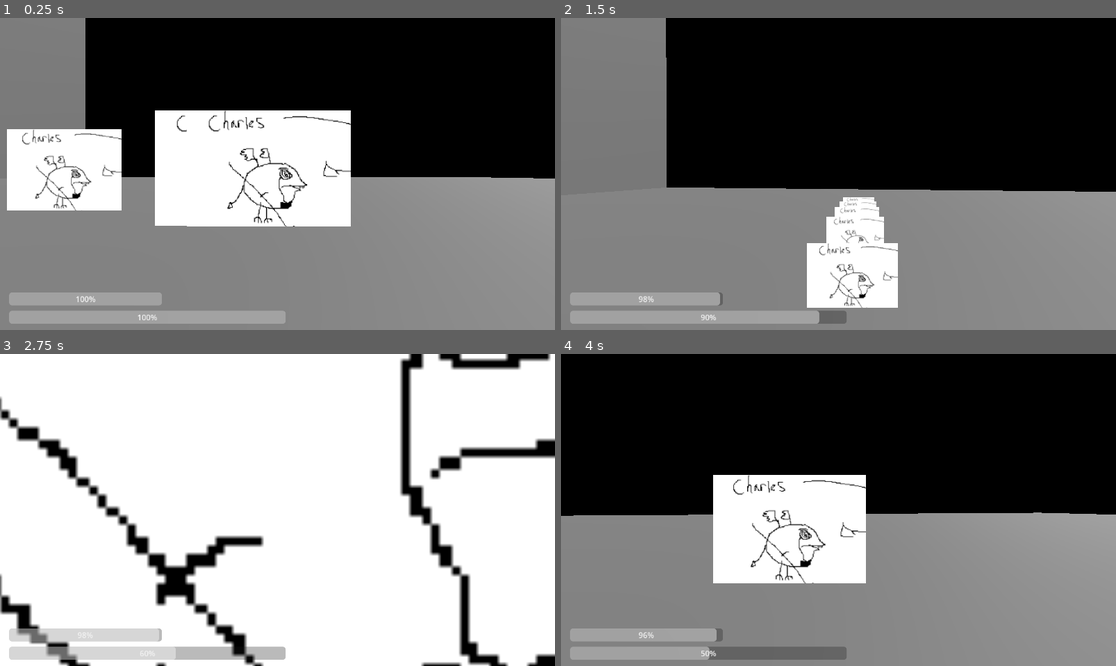
Above: before the commit, frames 1-4 (two rows, left to right).
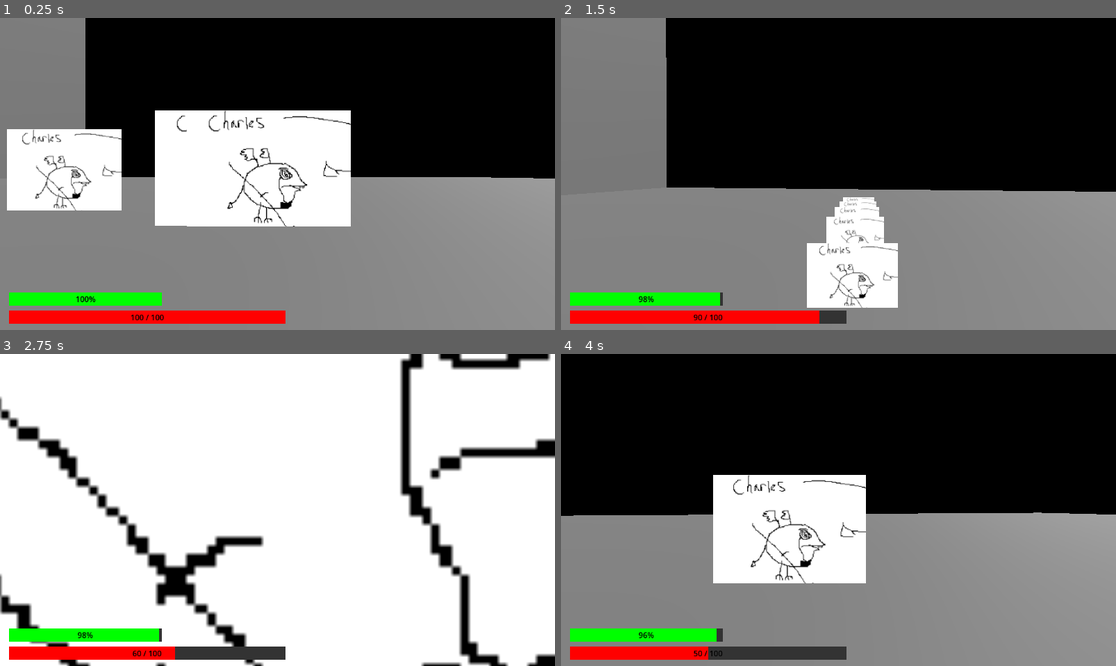
Above: after the commit, the same moments.

Repository: Duckayy/airborne
Game: Godot game, scene res://Player/Test plateform for player.tscn
Two runs of this game, one before a commit and one after it. Both use one fixed random seed, a clock stepped at 60 frames per second and the inputs below.
Inputs (mouse positions are in pixels of both pictures, inside the frame that each line leads up to):
- Up to frame 1 (0.25 s): no input
- Up to frame 2 (1.5 s): tap Enter at 0.5 s; move the mouse to (866, 174) at 0.52 s; hold W (Move Forward) from 0.53 s (still down); tap Ctrl (Crouch) at 0.6 s; click (866, 174) at 0.67 s; tap Space (Jump) at 0.77 s; move the mouse to (810, 174) at 1.27 s; tap Shift (Sprint) at 1.35 s
- Up to frame 3 (2.75 s): keep holding W (Move Forward); tap Space (Jump) at 1.52 s; move the mouse to (288, 503) at 2.02 s; tap Ctrl (Crouch) at 2.1 s
- Up to frame 4 (4 s): keep holding W (Move Forward); move the mouse to (832, 516) at 2.77 s; tap Shift (Sprint) at 2.85 s; click (832, 516) at 2.92 s; tap Space (Jump) at 3.02, 3.77 s; move the mouse to (877, 513) at 3.52 s; tap Ctrl (Crouch) at 3.6 s

The runs differ from the first frame. In frame 1, 3.3% of the frame differs, in the area x 1-52%, y 87-98%; in frame 2, 3.3%; in frame 3, 3.2%; in frame 4, 3.3%.

Commit message:
Added changes to color and look of hp and stamina bars

Diff:
--- a/airborne/Player/Player.tscn
+++ b/airborne/Player/Player.tscn
@@ -43,6 +43,16 @@
 offset_right = 593.0
 offset_bottom = -13.0
 grow_vertical = 0
+
+[node name="HPLabel" type="Label" parent="HUD/HPBar" unique_id=1140272104]
+layout_mode = 1
+anchors_preset = 15
+anchor_right = 1.0
+anchor_bottom = 1.0
+grow_horizontal = 2
+grow_vertical = 2
+horizontal_alignment = 1
+vertical_alignment = 1
 
 [node name="DeathScreen" type="Control" parent="HUD" unique_id=476535539]
 layout_mode = 3
--- a/airborne/Player/playerV2.gd
+++ b/airborne/Player/playerV2.gd
@@ -30,6 +30,7 @@
 @onready var death_screen = $HUD/DeathScreen
 @onready var restart_button = $HUD/DeathScreen/RestartButton
 @onready var quit_button = $HUD/DeathScreen/QuitButton
+@onready var hp_label = $HUD/HPBar/HPLabel
 
 func _ready():
 	Input.mouse_mode = Input.MOUSE_MODE_CAPTURED
@@ -42,6 +43,26 @@
 	quit_button.pressed.connect(_on_quit)
 	debug_menu.visible = false
 	_build_debug_menu()
+	hp_bar.show_percentage = false
+	var hp_fill = StyleBoxFlat.new()
+	hp_fill.bg_color = Color(1.0, 0.0, 0.0, 1.0)
+	hp_bar.add_theme_stylebox_override("fill", hp_fill)
+
+	var hp_bg = StyleBoxFlat.new()
+	hp_bg.bg_color = Color(0.2, 0.2, 0.2, 1.0)
+	hp_bar.add_theme_stylebox_override("background", hp_bg)
+	hp_label.text = str(int(health)) + " / " + str(int(max_health))
+	hp_label.add_theme_color_override("font_color", Color.BLACK)
+
+	# Stamina bar - green
+	var stamina_fill = StyleBoxFlat.new()
+	stamina_fill.bg_color = Color(0.0, 1.0, 0.0, 1.0)
+	stamina_bar.add_theme_stylebox_override("fill", stamina_fill)
+
+	var stamina_bg = StyleBoxFlat.new()
+	stamina_bg.bg_color = Color(0.2, 0.2, 0.2, 1.0)
+	stamina_bar.add_theme_stylebox_override("background", stamina_bg)
+	stamina_bar.add_theme_color_override("font_color", Color.BLACK)
 
 func _unhandled_input(event):
 	if event is InputEventKey and event.pressed:
@@ -128,6 +149,7 @@
 	hp_bar.value = health
 	if health <= 0:
 		_die()
+	hp_label.text = str(int(health)) + " / " + str(int(max_health))
 
 func _die():
 	if is_dead:
